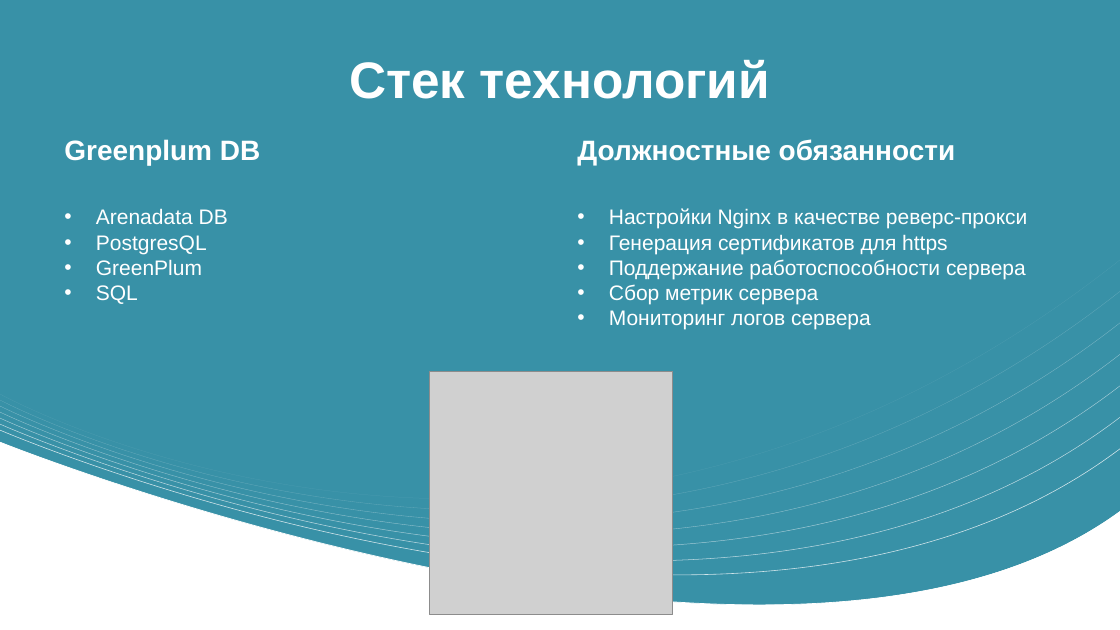
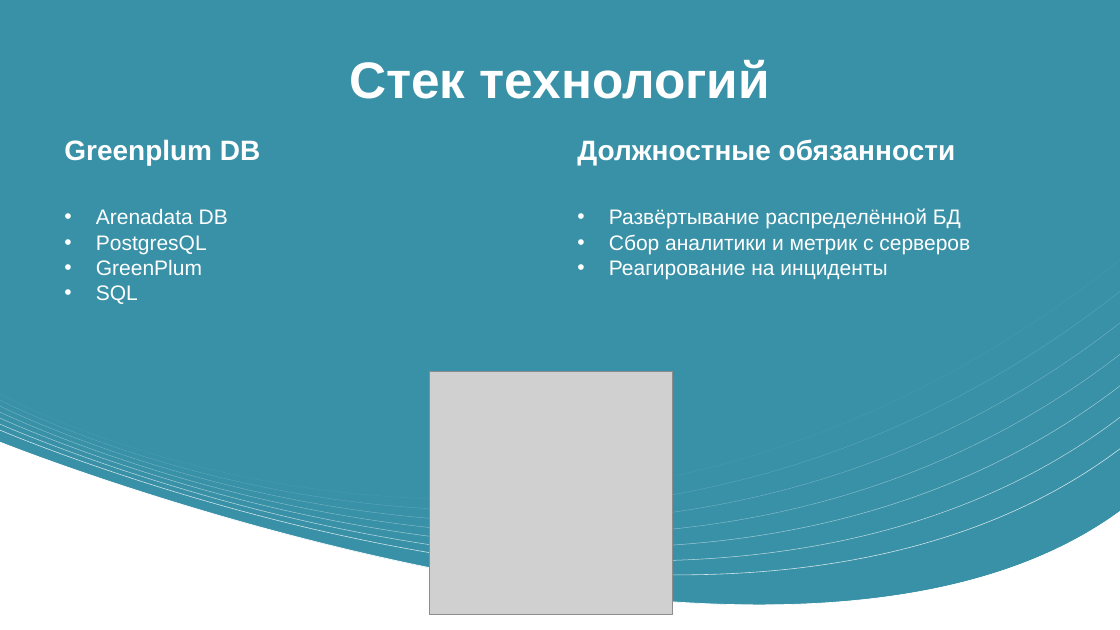
Before and after one commit to codesshaman/internship, a slide deck: slide 9 of Стажировка.pptx. Drawn at 1120x630 pixels with LibreOffice and Linux fonts; fonts in the diff are those of the drawing; grey boxes stand for pictures. Boxes give left, top, right and bottom in pixels: in the first picture for what was removed or moved away, otherwise in the second. Text is boxed around its words. In the diff, an @@ line names an element or a change of style, - is before the commit and + after.

```diff
--- a/Стажировка.pptx
+++ b/Стажировка.pptx
@@ text at (x1=609, y1=208, x2=970, y2=279): text changed @@
-• Настройки Nginx в качестве реверс-прокси
-• Генерация сертификатов для https
-• Поддержание работоспособности сервера
-• Сбор метрик сервера
-• Мониторинг логов сервера
+• Развёртывание распределённой БД
+• Сбор аналитики и метрик с серверов
+• Реагирование на инциденты
```
Also in this commit, not shown: 4 other slides changed.
